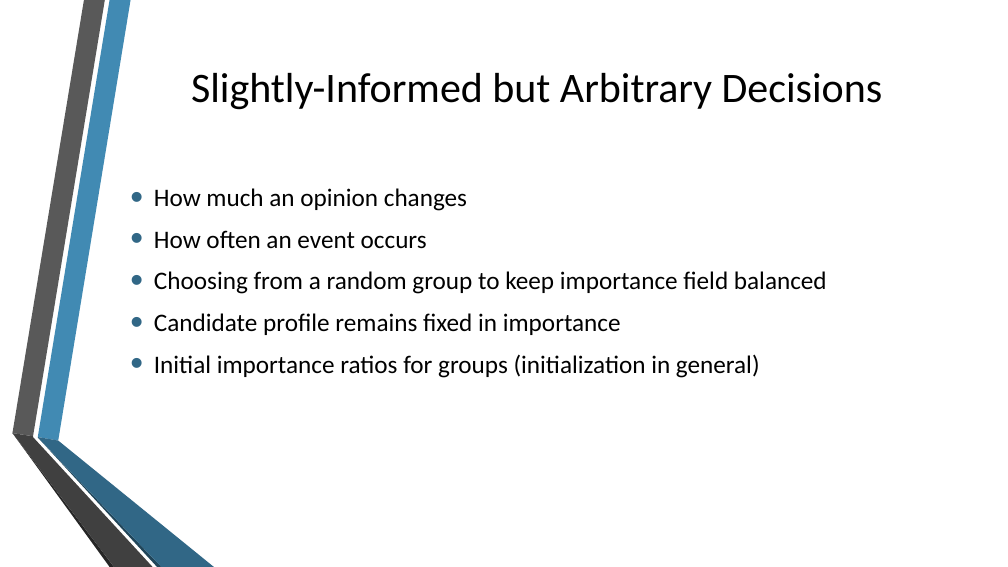
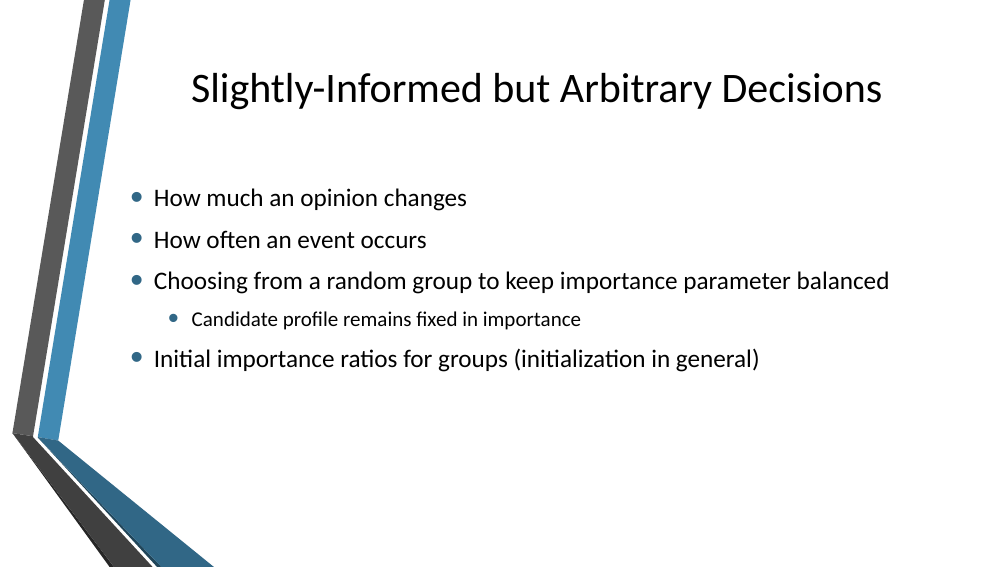
Before and after one commit to blimpich/election_simulator, a slide deck: slide 25 of Final Presentation 2.pptx. Drawn at 1008x567 pixels with LibreOffice and Linux fonts; fonts in the diff are those of the drawing; background and template pictures are left out. Boxes give left, top, right and bottom in pixels: in the first picture for what was removed or moved away, otherwise in the second. Text is boxed around its words. In the diff, an @@ line names an element or a change of style, - is before the commit and + after.

```diff
--- a/Final Presentation 2.pptx
+++ b/Final Presentation 2.pptx
@@ text at (154, 271, 890, 294): text changed @@
-• Choosing from a random group to keep importance field balanced
+• Choosing from a random group to keep importance parameter balanced
@@ text at (192, 311, 581, 330): size 24 to 20 pt in "Candidate profile remains fixed in importance"; list level 1 to 2 in "Candidate profile remains fixed in ..." @@
```
Also in this commit, not shown: 1 other slide changed, 1 slide added, 1 slide removed.
